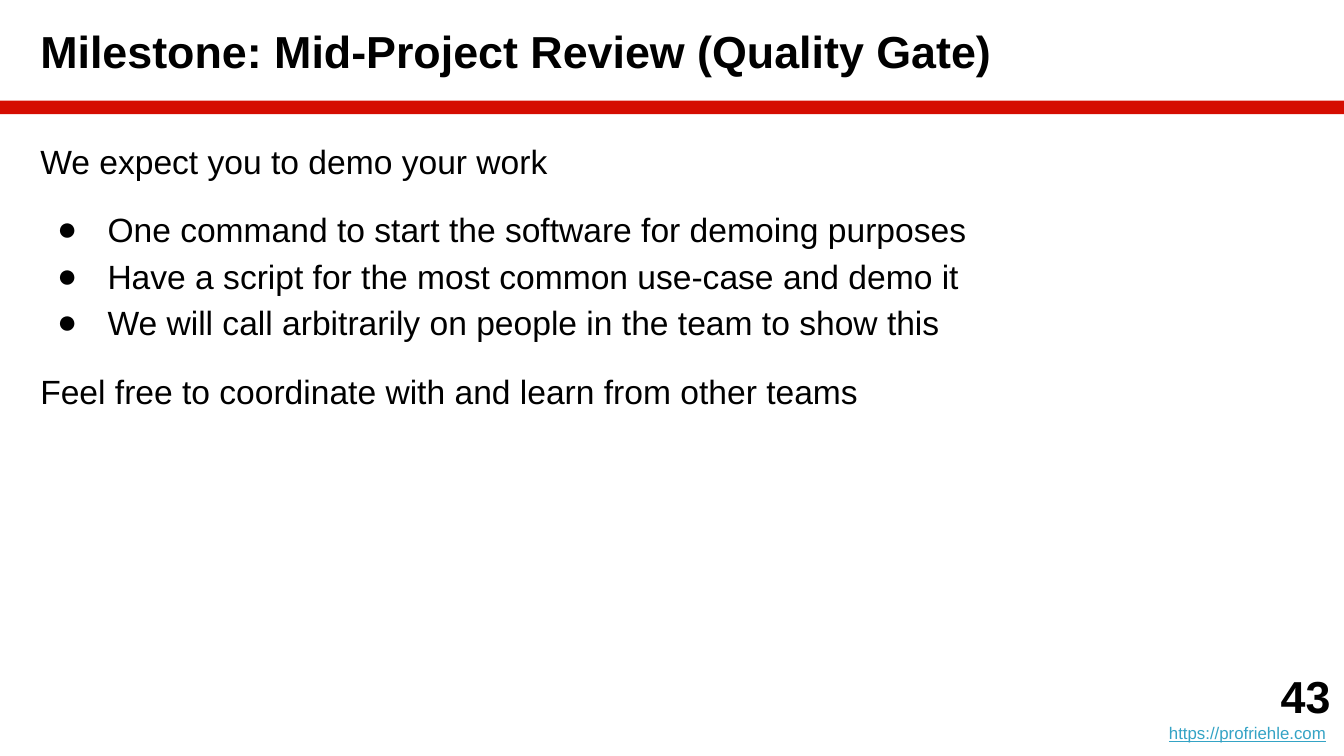
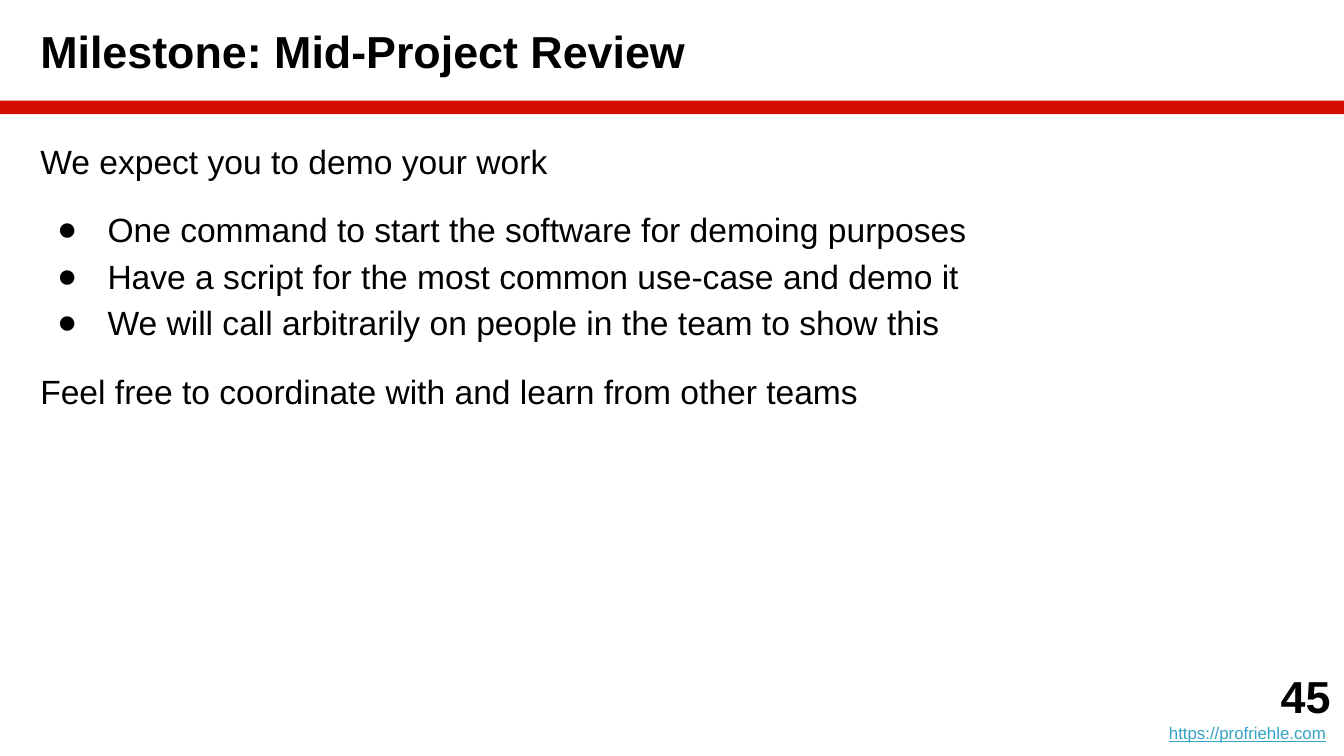
Before and after one commit to dirkriehle/amos-course, a slide deck: slide 45 of Lecture slides/AMOS B05 - Agile Programming.pptx (slide 43 before the commit). Drawn at 1344x756 pixels with LibreOffice and Linux fonts; fonts in the diff are those of the drawing. Boxes give left, top, right and bottom in pixels: in the first picture for what was removed or moved away, otherwise in the second. Text is boxed around its words. In the diff, an @@ line names an element or a change of style, - is before the commit and + after.

```diff
--- a/Lecture slides/AMOS B05 - Agile Programming.pptx
+++ b/Lecture slides/AMOS B05 - Agile Programming.pptx
@@ title at bbox=[40, 35, 684, 77]: text changed @@
-Milestone: Mid-Project Review (Quality Gate)
+Milestone: Mid-Project Review
@@ text at bbox=[1281, 682, 1331, 714]: text changed @@
-43
+45
```
Also in this commit, not shown: 2 slides added, 5 other files.
